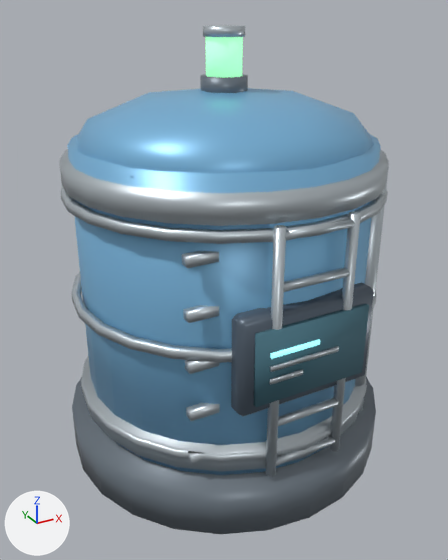
The glTF model assets/storage/water_tank_enhanced.glb: old version first, new version second.
Camera for both pictures: a camera (50 mm lens) standing at (-1.52, -2.77, 2.34) and looking at (-0.05, -0.09, 1.0). Arrows for +X, +Y and +Z are at lower left; the lights stay in place. The older version comes first. Where no turn or scale is listed for an object, it has been applied to the vertices.

Script lines for the objects in view, before the commit:
```python
ob_body_black = bpy.data.objects.new('Body_black', me_body_black)
ob_body_black.location = (0.0, 0.0, 0.0)
ob_ladder_steel = bpy.data.objects.new('Ladder_steel', me_ladder_steel)
ob_ladder_steel.location = (0.0, 0.0, 0.0)
ob_screengraphics_glow = bpy.data.objects.new('ScreenGraphics_glow', me_screengraphics_glow)
ob_screengraphics_glow.location = (0.0, 0.0, 0.0)
ob_screengraphics_steel = bpy.data.objects.new('ScreenGraphics_steel', me_screengraphics_steel)
ob_screengraphics_steel.location = (0.0, 0.0, 0.0)
ob_screensurface_screen = bpy.data.objects.new('ScreenSurface_screen', me_screensurface_screen)
ob_screensurface_screen.location = (0.0, 0.0, 0.0)
ob_statuslight_safe = bpy.data.objects.new('StatusLight_safe', me_statuslight_safe)
ob_statuslight_safe.location = (0.0, 0.0, 0.0)
# also in view: 'Tank_blue' at (0.0, 0.0, 1.08); 'Bands_steel' at (0.0, 0.0, 1.0); 'Pipe_steel' at (0.54, -0.54, 0.93); 'Base_dark' at (0.0, 0.0, 0.13); 'Band_steel' at (0.0, 0.0, 0.95)
```
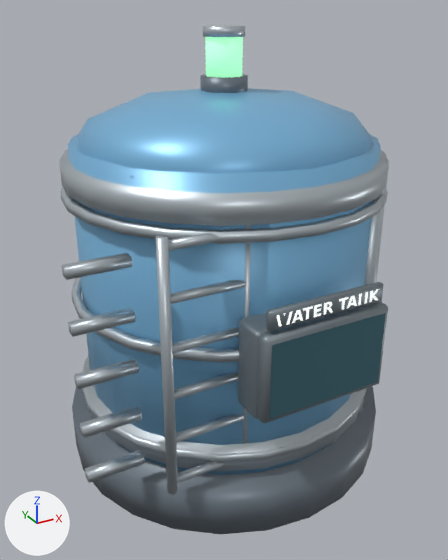
Where the change shows, as pixel boxes [x1, y1, x2, y2] in the pictures (448 x 560 px):
'Ladder_steel_legacy_11', added: after [62, 225, 251, 494]
'Ladder_steel', deleted: before [182, 211, 361, 477]
'LiveViewSurface_glass', added (cyan): after [270, 313, 386, 419]
'ScreenSurface_screen', deleted (cyan): before [253, 304, 369, 407]
'Body_black', deleted: before [231, 282, 374, 417]
'LiveViewSurfaceFrame_frame', added: after [257, 302, 388, 424]
'ScreenMount_frame', added: after [238, 301, 382, 419]
'TypePlate_frame', added: after [266, 282, 384, 331]
'ScreenGraphics_steel', deleted: before [269, 346, 339, 385]
'TypeLabel_white', added: after [277, 289, 379, 327]
'ScreenGraphics_glow', deleted: before [270, 339, 320, 359]

Diff of the bpy script that builds the scene:
```diff
--- a/assets/storage/water_tank_enhanced.glb.py
+++ b/assets/storage/water_tank_enhanced.glb.py
@@ me_liveviewsurface_glass @@
+me_liveviewsurface_glass.from_pydata([(-0.3, -0.946, 0.738), (0.3, -0.946, 0.738), (0.3, -0.946, 1.098), (-0.3, -0.946, 1.098)], [], [(0, 1, 2), (0, 2, 3)])
+me_liveviewsurface_glass.materials.append(mat_glass)  # cyan #477380
@@ ob_body_black @@
-ob_body_black = bpy.data.objects.new('Body_black', me_body_black)
@@ ob_screensurface_screen @@
-ob_screensurface_screen = bpy.data.objects.new('ScreenSurface_screen', me_screensurface_screen)
@@ ob_screengraphics_glow @@
-ob_screengraphics_glow = bpy.data.objects.new('ScreenGraphics_glow', me_screengraphics_glow)
@@ ob_screengraphics_steel @@
-ob_screengraphics_steel = bpy.data.objects.new('ScreenGraphics_steel', me_screengraphics_steel)
@@ ob_ladder_steel @@
-ob_ladder_steel = bpy.data.objects.new('Ladder_steel', me_ladder_steel)
@@ ob_typelabel_white @@
+ob_typelabel_white = bpy.data.objects.new('TypeLabel_white', me_typelabel_white)  # 119 vertices, 101 faces; spans x -0.27..0.27, y -0.925, z 1.161..1.215; in mat_white (white #f4f8f7, glowing light grey #d7dbd9)
+ob_typelabel_white.location = (0.0, 0.0, 0.0)
@@ ob_typeplate_frame @@
+ob_typeplate_frame = bpy.data.objects.new('TypePlate_frame', me_typeplate_frame)  # 24 vertices, 44 faces; spans x -0.3..0.3, y -0.921..-0.886, z 1.143..1.233; in mat_frame (grey #828d94)
+ob_typeplate_frame.location = (0.0, 0.0, 0.0)
@@ ob_liveviewsurface_glass @@
+ob_liveviewsurface_glass = bpy.data.objects.new('LiveViewSurface_glass', me_liveviewsurface_glass)
+ob_liveviewsurface_glass.location = (0.0, 0.0, 0.0)
@@ ob_liveviewsurfaceframe_frame @@
+ob_liveviewsurfaceframe_frame = bpy.data.objects.new('LiveViewSurfaceFrame_frame', me_liveviewsurfaceframe_frame)  # 24 vertices, 44 faces; spans x -0.33..0.33, y -0.942..-0.878, z 0.708..1.128; in mat_frame (grey #828d94)
+ob_liveviewsurfaceframe_frame.location = (0.0, 0.0, 0.0)
@@ ob_screenmount_frame @@
+ob_screenmount_frame = bpy.data.objects.new('ScreenMount_frame', me_screenmount_frame)  # 56 vertices, 108 faces; spans x -0.338..0.338, y -0.892..-0.728, z 0.703..1.133; in mat_frame (grey #828d94)
+ob_screenmount_frame.location = (0.0, 0.0, 0.0)
@@ ob_ladder_steel_legacy_11 @@
+ob_ladder_steel_legacy_11 = bpy.data.objects.new('Ladder_steel_legacy_11', me_ladder_steel_legacy_11)  # 344 vertices, 636 faces; spans x -0.995..-0.245, y -0.715..-0.494, z 0.3..1.54; in mat_steel (light grey #c0cacf)
+ob_ladder_steel_legacy_11.location = (0.0, 0.0, 0.0)
```
